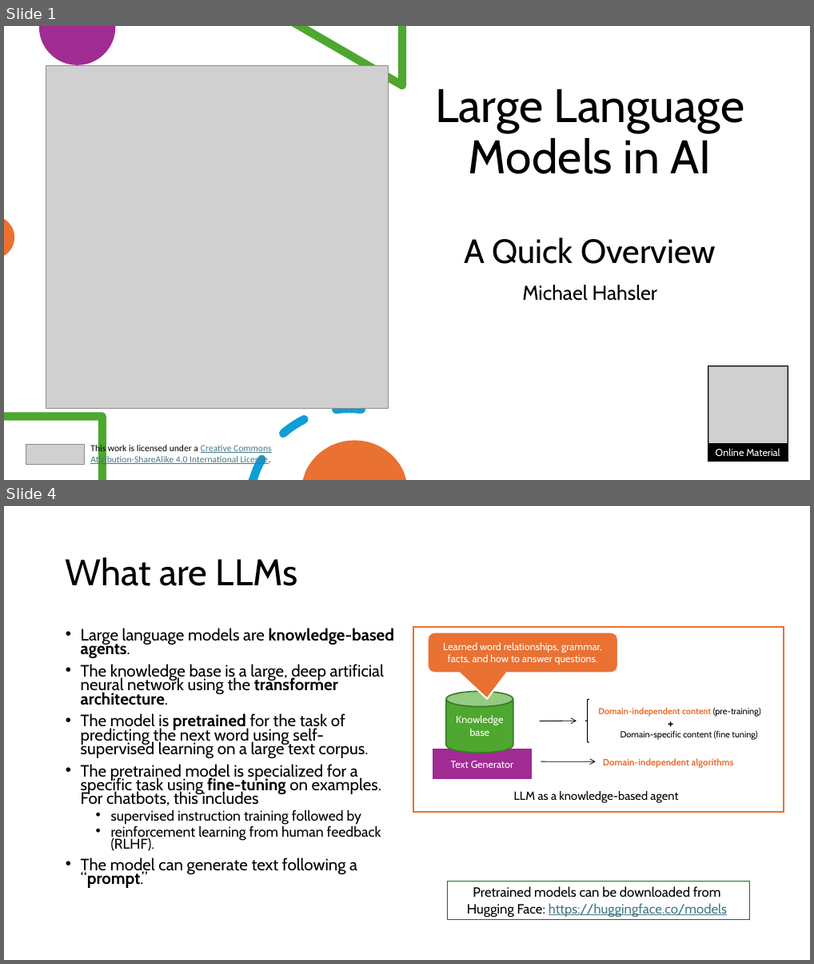
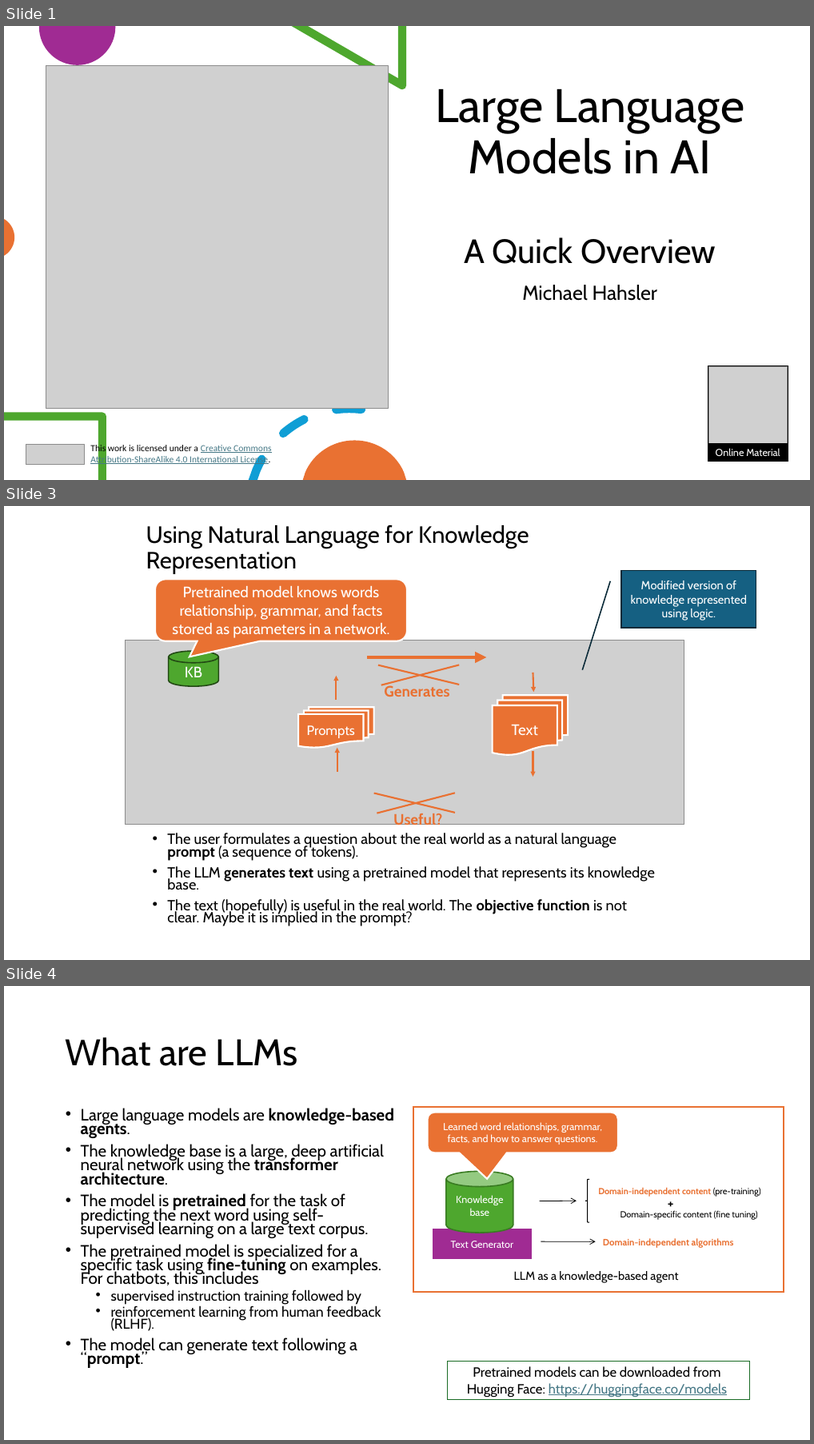
Before and after one commit to mhahsler/CS7320-AI, a slide deck: slides/07_LLM_discussion.pptx. Shown one above the other, each under a label of ours: slides 1 and 4 before the commit, slides 1, 3 and 4 after it; the slides between them are not shown. The pictures are 814x964 and 814x1444 pixels, drawn with LibreOffice and Linux fonts; fonts in the diff are those of the drawing; grey boxes stand for pictures. Boxes give left, top, right and bottom in pixels: in the first picture for what was removed or moved away, otherwise in the second. Text is boxed around its words. In the diff, an @@ line names an element or a change of style, - is before the commit and + after.

```diff
--- a/slides/07_LLM_discussion.pptx
+++ b/slides/07_LLM_discussion.pptx
@@ slide 3 added at bbox=[4, 506, 810, 960], background #FFFFFF @@
@@ title added at bbox=[146, 525, 529, 574], 28 pt, text #000000 @@
+Using Natural Language for Knowledge Representation
@@ border callout added at bbox=[622, 570, 757, 628], fill #156082, outline #092A39 1.5 pt, 14 pt, text #FFFFFF @@
+Modified version of knowledge represented using logic.
@@ group added at bbox=[125, 579, 685, 829]: 5 arrows, 4 lines, 2 flow chart multidocuments, 2 texts, 1 picture, 1 cylinder, 1 rounded speech box @@
+Prompts
+Text
+Generates
+KB
+Useful?
+Pretrained model knows words relationship, grammar, and facts stored as parameters in a network.
@@ text added at bbox=[167, 832, 655, 926], 17.5 pt, text #000000 @@
+• The user formulates a question about the real world as a natural language prompt (a sequence of tokens).
+• The LLM generates text using a pretrained model that represents its knowledge base.
+• The text (hopefully) is useful in the real world. The objective function is not clear. Maybe it is implied in the prompt?
```
Also in this commit, not shown: 7 slides changed.
